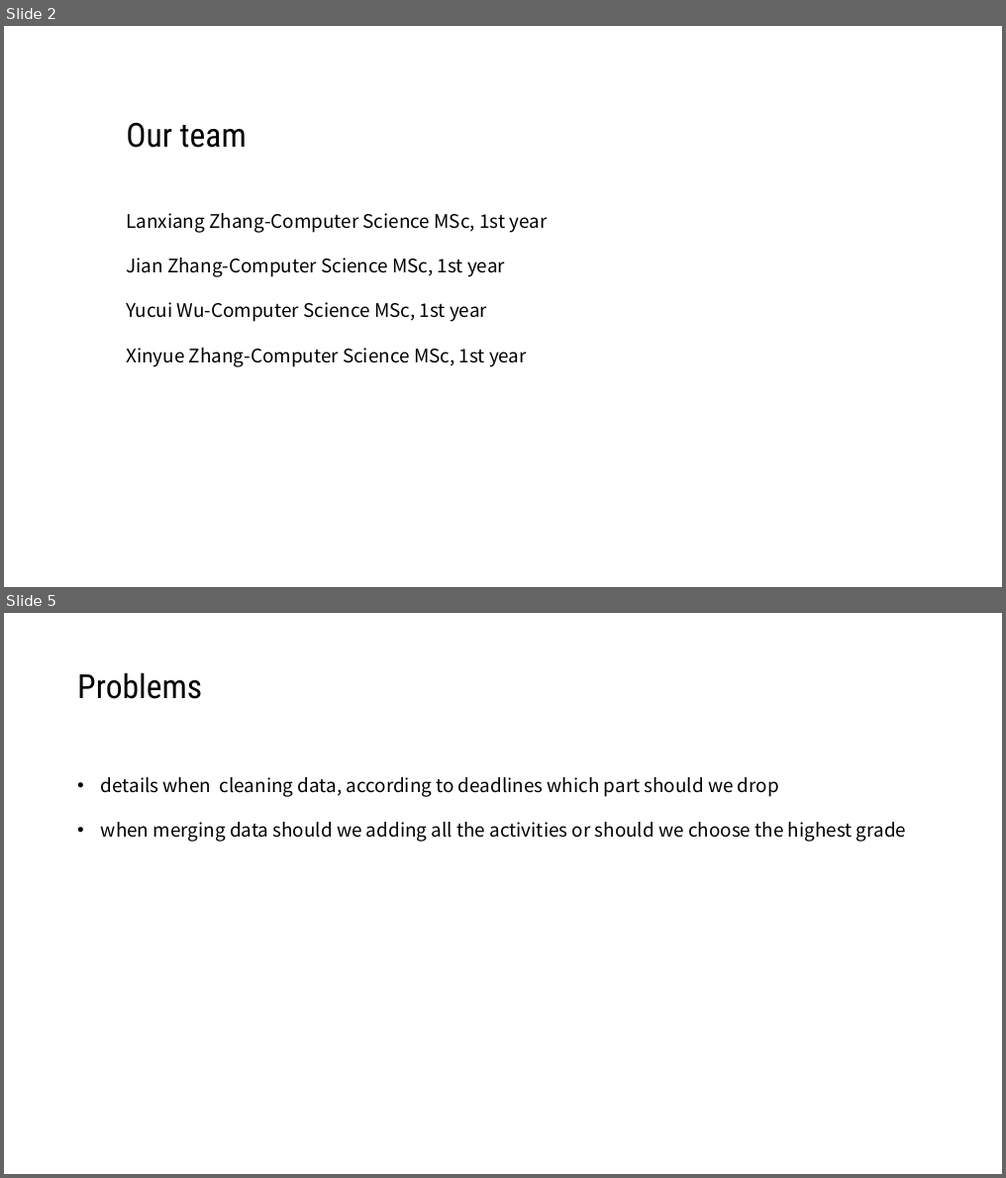
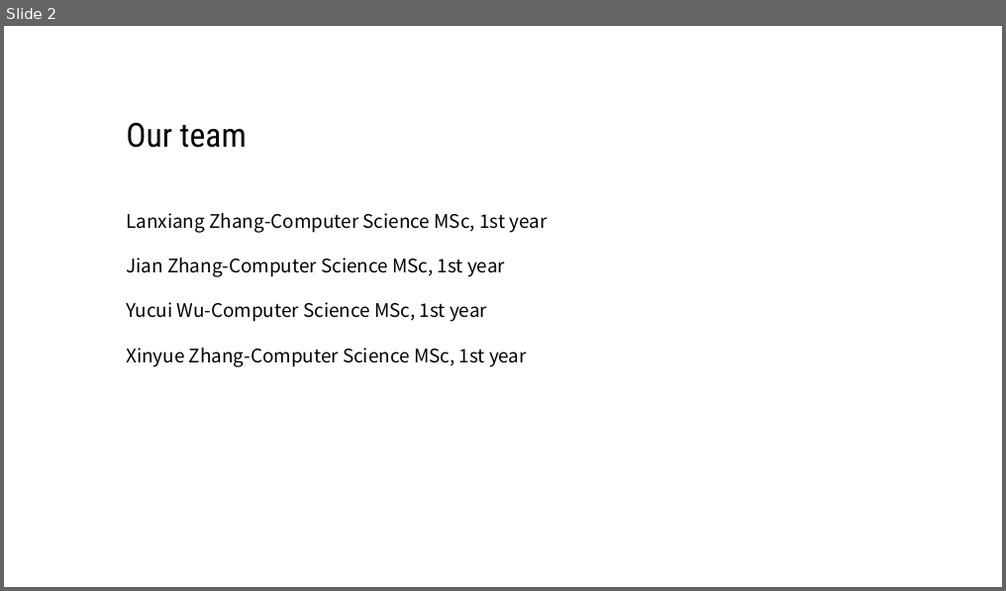
Before and after one commit to thomasabrina/ML_analyze_student_activities, a slide deck: Slides/T20.pptx. Shown one above the other, each under a label of ours: slides 2 and 5 before the commit, slide 2 after it; the slides between them are not shown. The pictures are 1006x1178 and 1006x591 pixels, drawn with LibreOffice and Linux fonts; fonts in the diff are those of the drawing; background and template pictures are left out. Boxes give left, top, right and bottom in pixels: in the first picture for what was removed or moved away, otherwise in the second. Text is boxed around its words. In the diff, an @@ line names an element or a change of style, - is before the commit and + after.

```diff
--- a/Slides/T20.pptx
+++ b/Slides/T20.pptx
@@ slide 5 removed at (4, 613, 1002, 1174), background picture (left out) @@
@@ text removed at (77, 672, 202, 699) @@
-Problems
@@ text removed at (101, 777, 906, 842) @@
-• details when cleaning data, according to deadlines which part should we drop
-• when merging data should we adding all the activities or should we choose the highest grade
```
Also in this commit, not shown: 5 slides changed.
